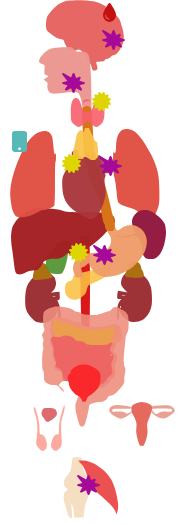
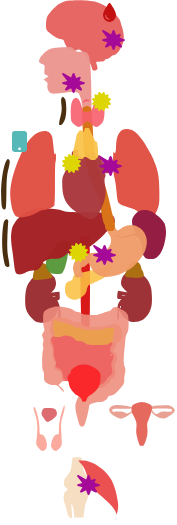
Layered file, before and after one edit (177x525). Changes by layer:
pixels changed over [1, 97, 67, 267] (layer not identified)
